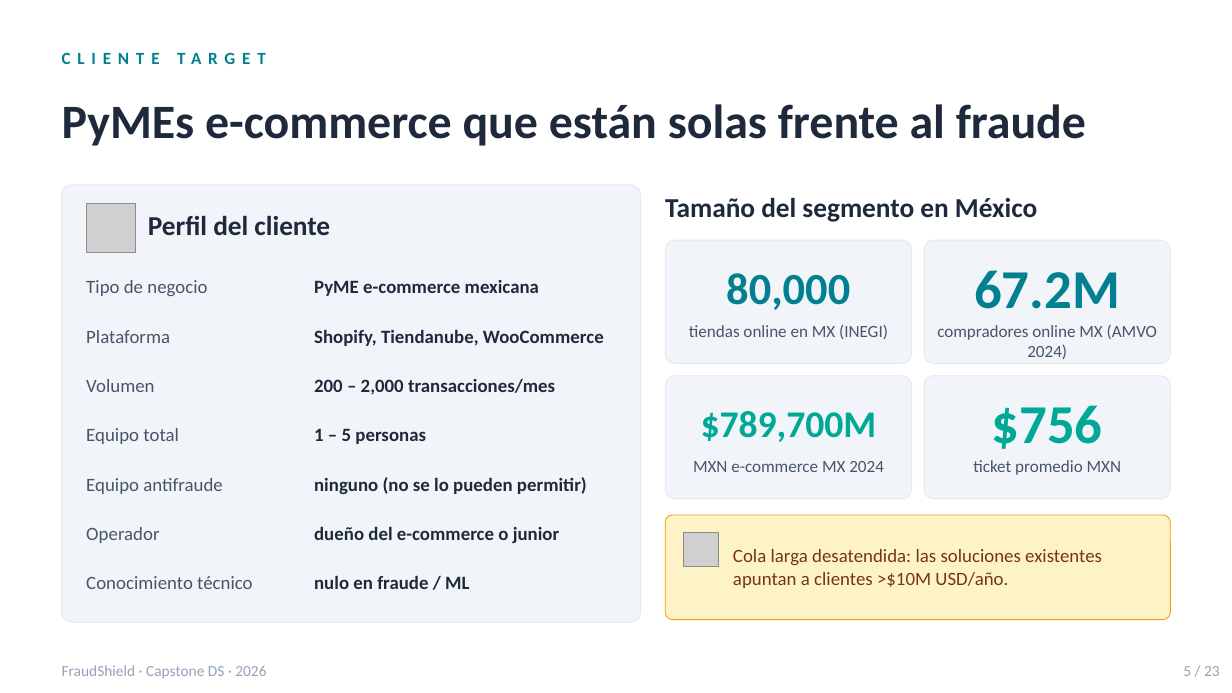
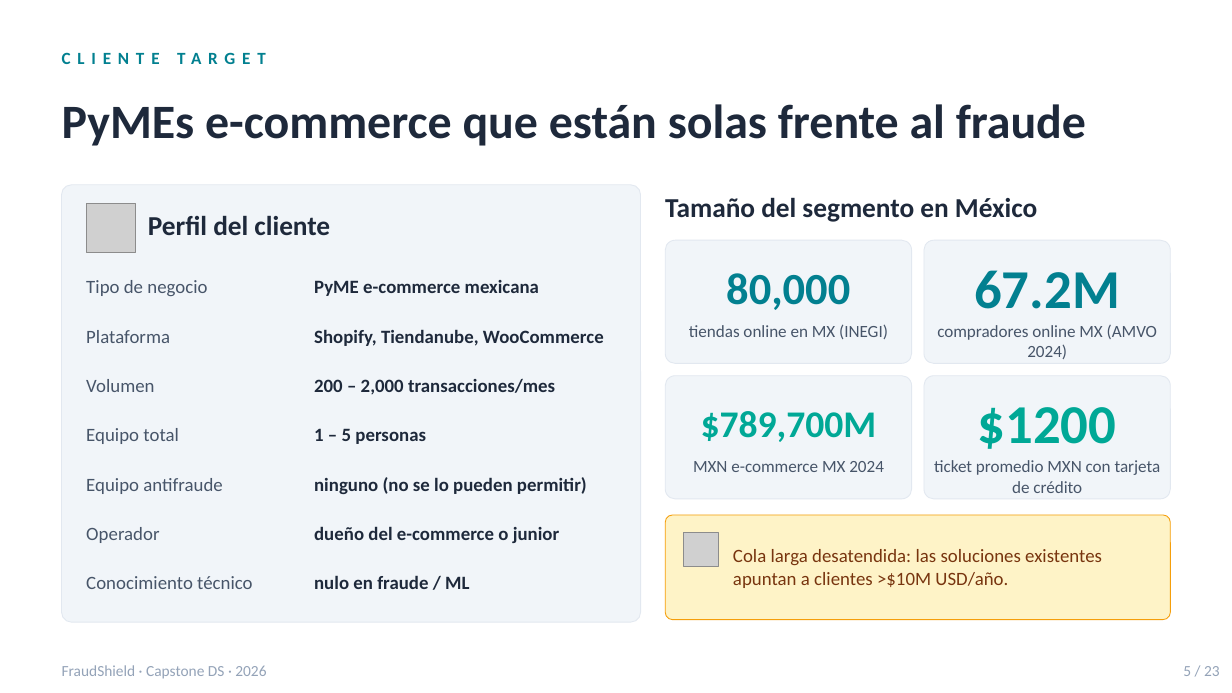
Before and after one commit to Nike2004A/fraud_transactions, a slide deck: slide 5 of docs/FraudShield_deck.pptx. Drawn at 1232x693 pixels with LibreOffice and Linux fonts; fonts in the diff are those of the drawing; grey boxes stand for pictures. Boxes give left, top, right and bottom in pixels: in the first picture for what was removed or moved away, otherwise in the second. Text is boxed around its words. In the diff, an @@ line names an element or a change of style, - is before the commit and + after.

```diff
--- a/docs/FraudShield_deck.pptx
+++ b/docs/FraudShield_deck.pptx
@@ text at (978,407,1117,449): text changed @@
-$756
+$1200
@@ text at (934,460,1161,493): text changed @@
-ticket promedio MXN
+ticket promedio MXN con tarjeta de crédito
```
Also in this commit, not shown: 7 other slides changed, 4 slides removed.
